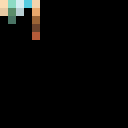
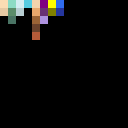
Layered file, before and after one edit (128x128). Changes by layer:
painted on "Layer 1" over [40, 0, 64, 24]
